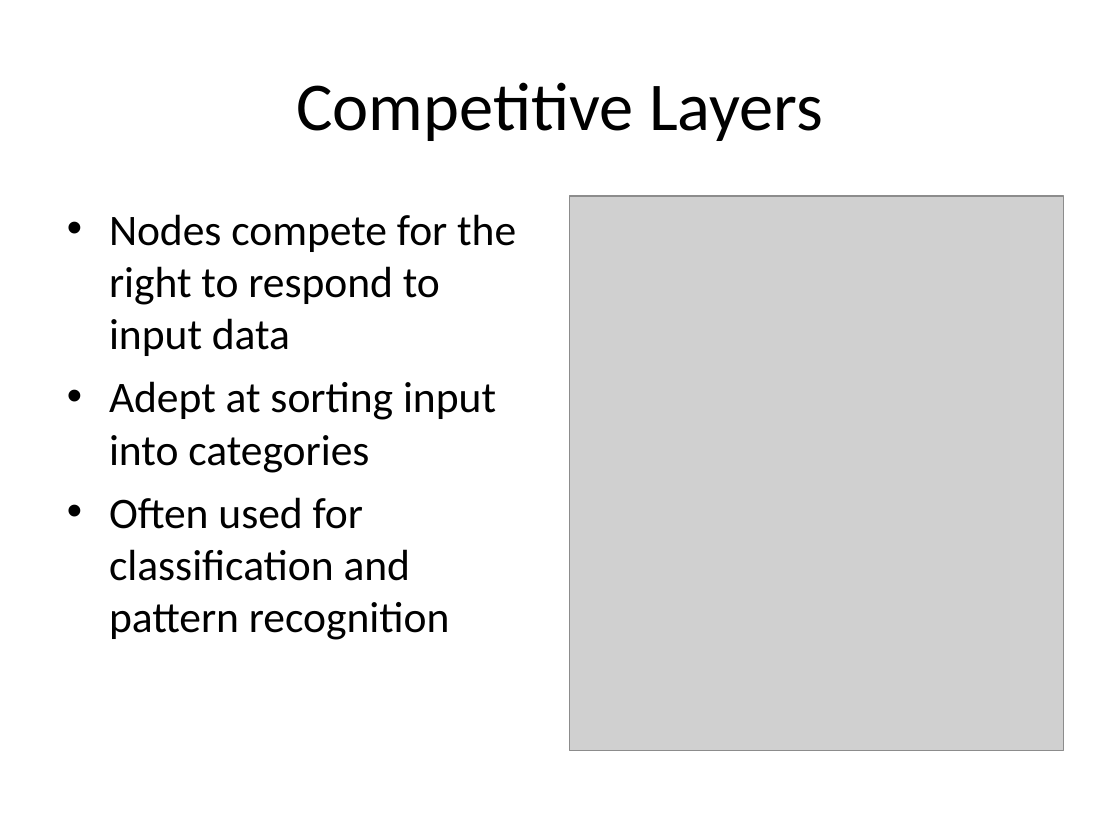
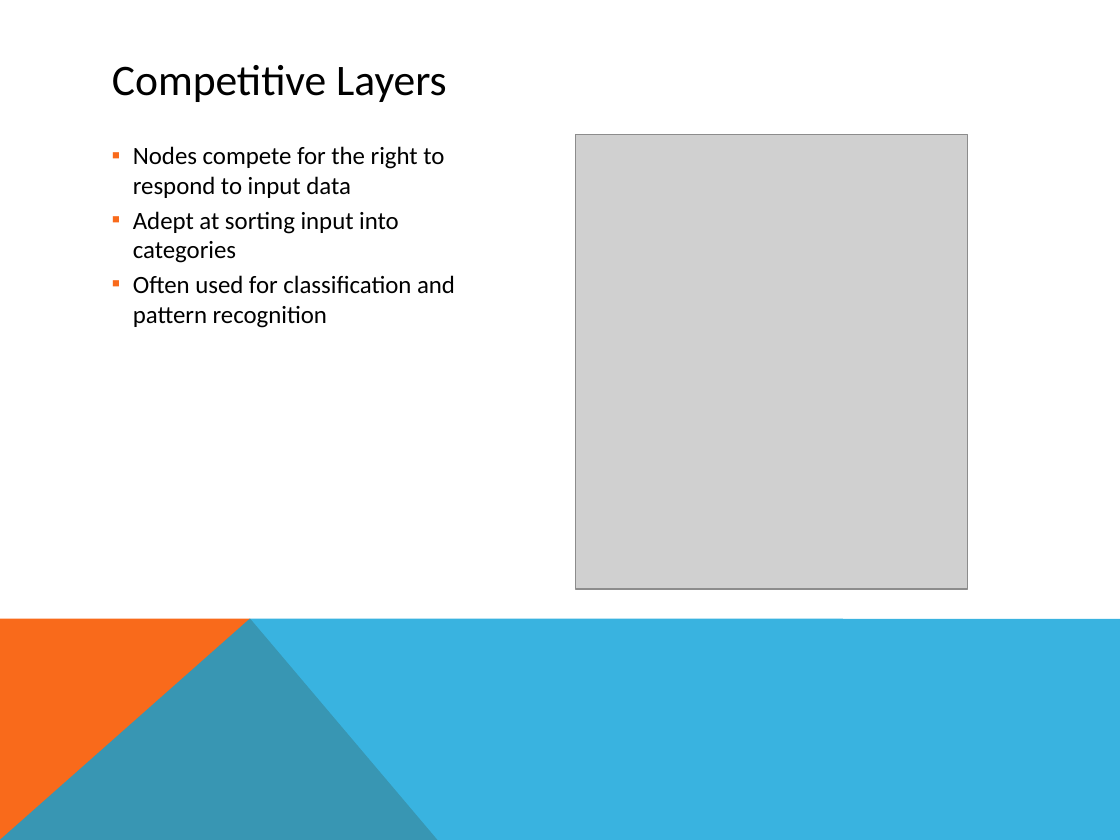
Before and after one commit to mazzas/School, a slide deck: slide 15 of SE4910/Project/Neural Network Toolbox.ppt. Drawn at 1120x840 pixels with LibreOffice and Linux fonts; fonts in the diff are those of the drawing; grey boxes stand for pictures. Boxes give left, top, right and bottom in pixels: in the first picture for what was removed or moved away, otherwise in the second. Text is boxed around its words. In the diff, an @@ line names an element or a change of style, - is before the commit and + after.

```diff
--- a/SE4910/Project/Neural Network Toolbox.ppt
+++ b/SE4910/Project/Neural Network Toolbox.ppt
@@ title "Competitive Layers": place and size @@
-title "Competitive Layers" at box(296, 82, 823, 141)
+title "Competitive Layers" at box(112, 65, 447, 102)
@@ title "Competitive Layers" at box(112, 65, 447, 102): size 44 to 28 pt; alignment centre to left @@
@@ text "Nodes compete for the right ...": place and size @@
-text "Nodes compete for the right ..." at box(109, 214, 516, 640)
+text "Nodes compete for the right ..." at box(133, 146, 455, 328)
@@ text "Nodes compete for the right ..." at box(133, 146, 455, 328): size 28 to 16 pt; bullet • to ▪; list level 1 to 2 in "Nodes compete for the right ..."; bullet colour #000000 to #F96A1B; list level 1 to 2 in "Adept at sorting input into ..."; list level 1 to 2 in "Often used for classification and ..." @@
@@ picture: place and size @@
-picture at box(569, 196, 1064, 750)
+picture at box(576, 134, 968, 589)
@@ freeform shape added at box(0, 618, 438, 840), fill #F96A1B @@
@@ freeform shape added at box(0, 618, 1120, 840), fill #08A1D9 at 80% opacity @@
```
Also in this commit, not shown: 19 other slides changed, 10 slides added, 3 slides removed.
